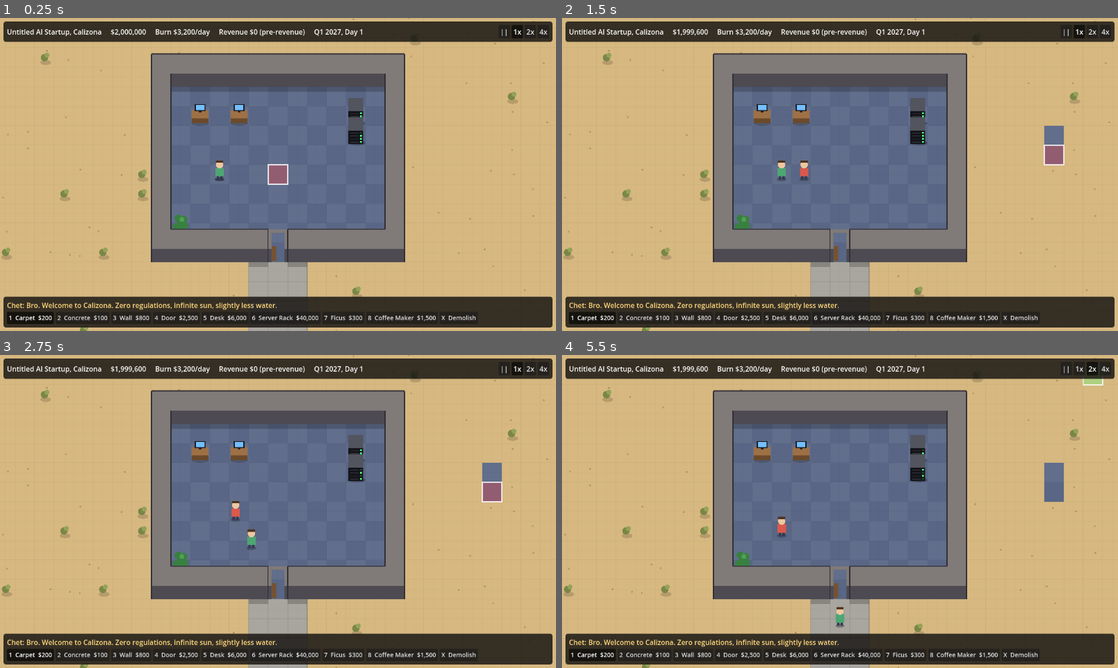
Above: before the commit, frames 1-4 (two rows, left to right).
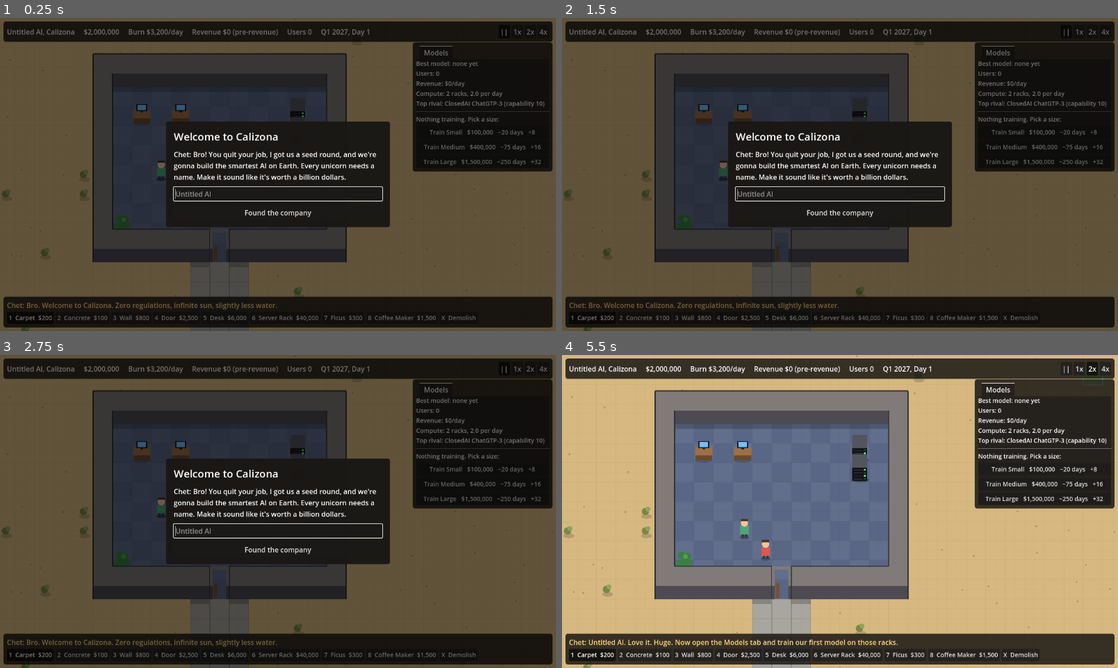
Above: after the commit, the same moments.

Repository: noahmvanderpol-source/AiTycoon
Game: Godot game, scene res://scenes/main.tscn
Same seed, same stepped clock (60 frames per second), same inputs: the game is played once before the commit and once after it.
Inputs (mouse positions are in pixels of both pictures, inside the frame that each line leads up to):
- Up to frame 1 (0.25 s): no input
- Up to frame 2 (1.5 s): click (1045, 133) at 0.5 s, where only the run after the commit has a clickable "Train Small $100,000 ~20 days…"; click (1045, 146) at 1.25 s, where only the run after the commit has a clickable "Train Medium $400,000 ~75 day…"
- Up to frame 3 (2.75 s): click (483, 498) at 2 s, where only the run after the commit has a clickable "Train Large $1,500,000 ~250 d…"
- Up to frame 4 (5.5 s): click (840, 549) at 2.75 s, where only the run after the commit has a clickable "Found the company"; click "||" at 3.5 s; click "1x" at 4.25 s; click "2x" at 5 s

The runs differ from the first frame. In frame 1, 97% of the frame differs, in the area x 0-100%, y 0-100%; in frame 2, 97%; in frame 3, 97%; in frame 4, 34%.

Commit message:
Add model training, users and scripted rival labs
Server racks give compute, which trains Small/Medium/Large models from
the new Models tab. Released models attract users and users pay a flat
daily amount. Rivals release on a fixed script and falling behind costs
users. The player names the company at the start.

Co-Authored-By: Claude Opus 5.5 (1M context) <noreply@anthropic.com>
Claude-Session: https://claude.ai/code/session_01TSwWZ7aWjsryxDYJgF42d6

Diff:
--- a/scripts/main.gd
+++ b/scripts/main.gd
@@ -1,6 +1,7 @@
 extends Node2D
 ## Starter map: a small pre-built office in the Calizona desert, plus a handful of
 ## construction tools (Prison Architect style: you build, staff wander around).
+## Server racks give compute, compute trains models, and models win users, who pay.
 
 const TILE := 32
 const SUB := TILE / 2  # each tile splits into a 2x2 subgrid for small, precisely placed items
@@ -12,6 +13,29 @@
 const START_YEAR := 2027
 const SALARY_PER_DAY := 1200
 const RACK_POWER_PER_DAY := 400
+const REVENUE_PER_USER := 0.05  # dollars per user per day
+const WIN_CAPABILITY := 100
+
+# Training sizes. Cost and work grow with your best model, so each step up costs more.
+const MODEL_SIZES := [
+	{"name": "Small", "suffix": "Mini", "cost": 100_000, "work": 40.0, "gain": 8},
+	{"name": "Medium", "suffix": "Pro", "cost": 400_000, "work": 150.0, "gain": 16},
+	{"name": "Large", "suffix": "Ultra", "cost": 1_500_000, "work": 500.0, "gain": 32},
+]
+
+# Rival labs follow a script: [day, lab, model, capability].
+const RIVAL_RELEASES := [
+	[1, "ClosedAI", "ChatGTP-3", 10],
+	[60, "Gogle", "Bard Simpson", 13],
+	[150, "ClosedAI", "ChatGTP-4", 20],
+	[230, "Metta", "Llamarama 2", 26],
+	[320, "Gogle", "Gemineye Ultra", 34],
+	[420, "ClosedAI", "ChatGTP-5", 45],
+	[520, "Metta", "Llamarama 3", 55],
+	[620, "Gogle", "Gemineye Infinity", 67],
+	[730, "ClosedAI", "ChatGTP-6o-mini-max", 80],
+	[850, "Metta", "Llamarama 4 (open-ish)", 92],
+]
 
 # Every buildable thing. layer: which map layer it lives on. drag: how the mouse places it.
 # Things on the "sub" layer take one subgrid cell (a quarter tile) and don't block walking.
@@ -34,6 +58,8 @@
 	"Server Racks are where the AI lives. Feed them money and they feed you... eventually.",
 	"Ficus plants boost morale by 0%. Investors love them though.",
 	"Revenue? We're pre-revenue. That's a vibe, not a problem.",
+	"More Server Racks means more compute means faster training. It's literally just math, bro.",
+	"Users are revenue. Revenue is users. I learned that at Stanford. Well, near Stanford.",
 	"Right-click demolishes stuff. Like the old office culture. Disrupted.",
 	"Every door is an open door policy if you think about it.",
 ]
@@ -44,6 +70,13 @@
 var sub_objects := {}  # subgrid cell Vector2i -> "coffee"
 
 var money := 2_000_000
+var company := "Untitled AI"
+var models := []  # released, best last: [{name, cap, day}]
+var training := {}  # in progress: {name, cap, work, done}
+var users := 0.0
+var revenue_today := 0
+var rival: Array = RIVAL_RELEASES[0]
+var _next_rival := 1
 var day := 1
 var speed := 1
 var tool_index := 0
@@ -68,6 +101,15 @@
 var cost_label: Label
 var tool_buttons := []
 var speed_buttons := []
+var ui_layer: CanvasLayer
+var tabs: TabContainer
+var models_label: Label
+var train_label: Label
+var train_bar: ProgressBar
+var train_buttons := []
+var modal: Control  # the open pop-up, if any; the game pauses under it
+var modal_button: Button
+var _speed_before_modal := 1
 
 
 func _ready() -> void:
@@ -83,11 +125,12 @@
 		staff.append({"pos": _tile_center(Vector2i(27, 22)), "path": PackedVector2Array(), "wait": rng.randf_range(0.5, 2.0), "shirt": shirt})
 
 	camera = Camera2D.new()
-	camera.position = _tile_center(Vector2i(30, 22))
+	camera.position = _tile_center(Vector2i(33, 22))
 	camera.zoom = Vector2(1.4, 1.4)
 	add_child(camera)
 	_build_ui()
 	_select_tool(0)
+	_ask_company_name()
 
 
 func _build_starter_office() -> void:
@@ -122,6 +165,7 @@
 func _build_ui() -> void:
 	var layer := CanvasLayer.new()
 	add_child(layer)
+	ui_layer = layer
 
 	var top := PanelContainer.new()
 	top.add_theme_stylebox_override("panel", _panel_style())
@@ -167,6 +211,19 @@
 		row.add_child(b)
 		tool_buttons.append(b)
 
+	var side := PanelContainer.new()
+	side.add_theme_stylebox_override("panel", _panel_style())
+	side.anchor_left = 1.0
+	side.anchor_right = 1.0
+	side.offset_left = -330
+	side.offset_right = -8
+	side.offset_top = 56
+	layer.add_child(side)
+	tabs = TabContainer.new()
+	tabs.focus_mode = Control.FOCUS_NONE
+	side.add_child(tabs)
+	_build_models_tab()
+
 	cost_label = Label.new()
 	cost_label.add_theme_color_override("font_outline_color", Color.BLACK)
 	cost_label.add_theme_constant_override("outline_size", 4)
@@ -175,6 +232,118 @@
 	_chet(CHET_TIPS[0])
 
 
+func _tab_box(title: String) -> VBoxContainer:
+	var box := VBoxContainer.new()
+	box.name = title
+	box.custom_minimum_size.x = 300
+	box.add_theme_constant_override("separation", 6)
+	tabs.add_child(box)
+	return box
+
+
+func _wrap_label(parent: Control) -> Label:
+	var l := Label.new()
+	l.autowrap_mode = TextServer.AUTOWRAP_WORD_SMART
+	l.add_theme_font_size_override("font_size", 14)
+	parent.add_child(l)
+	return l
+
+
+func _build_models_tab() -> void:
+	var box := _tab_box("Models")
+	models_label = _wrap_label(box)
+	box.add_child(HSeparator.new())
+	train_label = _wrap_label(box)
+	train_bar = ProgressBar.new()
+	train_bar.custom_minimum_size.y = 16
+	train_bar.show_percentage = false
+	box.add_child(train_bar)
+	for i in MODEL_SIZES.size():
+		var b := Button.new()
+		b.focus_mode = Control.FOCUS_NONE
+		b.add_theme_font_size_override("font_size", 14)
+		b.pressed.connect(_start_training.bind(i))
+		box.add_child(b)
+		train_buttons.append(b)
+
+
+func _update_models_tab() -> void:
+	var best := "none yet" if models.is_empty() else "%s (capability %d)" % [models.back().name, models.back().cap]
+	models_label.text = "Best model: %s\nUsers: %s\nRevenue: %s/day\nCompute: %d racks, %.1f per day\nTop rival: %s %s (capability %d)" % [
+		best, _num(int(users)), _money(revenue_today), _racks(), _compute_per_day(), rival[1], rival[2], rival[3]]
+	var compute := _compute_per_day()
+	if training.is_empty():
+		train_label.text = "Nothing training. Pick a size:" if _racks() > 0 else "Build a Server Rack to train models."
+		train_bar.visible = false
+	else:
+		var days_left := "?" if compute <= 0.0 else str(ceili((training.work - training.done) / compute))
+		train_label.text = "Training %s (capability %d), %s days left" % [training.name, training.cap, days_left]
+		train_bar.visible = true
+		train_bar.value = 100.0 * training.done / training.work
+	for i in MODEL_SIZES.size():
+		var size: Dictionary = MODEL_SIZES[i]
+		var days := "?" if compute <= 0.0 else str(ceili(_train_work(i) / compute))
+		train_buttons[i].text = "Train %s   %s   ~%s days   +%d" % [size.name, _money(_train_cost(i)), days, size.gain]
+		train_buttons[i].disabled = not training.is_empty() or _train_cost(i) > money or _racks() == 0
+
+
+# A centered pop-up that pauses the game until its button is pressed.
+func _show_modal(title: String, body: String, button_text: String, on_close: Callable, extra: Control = null) -> void:
+	_speed_before_modal = speed
+	_set_speed(0)
+	var dim := ColorRect.new()
+	dim.color = Color(0, 0, 0, 0.55)
+	dim.set_anchors_preset(Control.PRESET_FULL_RECT)
+	ui_layer.add_child(dim)
+	var center := CenterContainer.new()
+	center.set_anchors_preset(Control.PRESET_FULL_RECT)
+	dim.add_child(center)
+	var panel := PanelContainer.new()
+	var style := _panel_style(0.97)
+	style.set_content_margin_all(18)
+	panel.add_theme_stylebox_override("panel", style)
+	center.add_child(panel)
+	var col := VBoxContainer.new()
+	col.custom_minimum_size.x = 480
+	col.add_theme_constant_override("separation", 12)
+	panel.add_child(col)
+	var t := Label.new()
+	t.text = title
+	t.add_theme_font_size_override("font_size", 24)
+	col.add_child(t)
+	var b := Label.new()
+	b.text = body
+	b.autowrap_mode = TextServer.AUTOWRAP_WORD_SMART
+	col.add_child(b)
+	if extra:
+		col.add_child(extra)
+	var btn := Button.new()
+	btn.text = button_text
+	btn.pressed.connect(func():
+		dim.queue_free()
+		modal = null
+		_set_speed(_speed_before_modal)
+		on_close.call())
+	col.add_child(btn)
+	modal = dim
+	modal_button = btn
+
+
+func _ask_company_name() -> void:
+	var edit := LineEdit.new()
+	edit.placeholder_text = "Untitled AI"
+	edit.max_length = 24
+	edit.text_submitted.connect(func(_t): modal_button.pressed.emit())
+	_show_modal("Welcome to Calizona",
+		"Chet: Bro! You quit your job, I got us a seed round, and we're gonna build the smartest AI on Earth. Every unicorn needs a name. Make it sound like it's worth a billion dollars.",
+		"Found the company", func():
+			var n := edit.text.strip_edges()
+			company = n if n != "" else "Untitled AI"
+			_chet("%s. Love it. Huge. Now open the Models tab and train our first model on those racks." % company),
+		edit)
+	edit.call_deferred("grab_focus")
+
+
 func _select_tool(i: int) -> void:
 	tool_index = i
 	dragging = false
@@ -196,17 +365,23 @@
 func _update_hud() -> void:
 	var q := (day - 1) / 91
 	var burn := _daily_burn()
-	top_label.text = "Untitled AI Startup, Calizona     %s     Burn %s/day     Revenue $0 (pre-revenue)     Q%d %d, Day %d" % [
-		_money(money), _money(burn), q % 4 + 1, START_YEAR + q / 4, (day - 1) % 91 + 1]
-
-
-func _money(v: int) -> String:
+	var revenue := "Revenue %s/day" % _money(revenue_today) if models.size() > 0 else "Revenue $0 (pre-revenue)"
+	top_label.text = "%s, Calizona     %s     Burn %s/day     %s     Users %s     Q%d %d, Day %d" % [
+		company, _money(money), _money(burn), revenue, _num(int(users)), q % 4 + 1, START_YEAR + q / 4, (day - 1) % 91 + 1]
+	_update_models_tab()
+
+
+func _num(v: int) -> String:
 	var s := str(absi(v))
 	var out := ""
 	while s.length() > 3:
 		out = "," + s.right(3) + out
 		s = s.left(s.length() - 3)
-	return ("-$" if v < 0 else "$") + s + out
+	return ("-" if v < 0 else "") + s + out
+
+
+func _money(v: int) -> String:
+	return ("-$" if v < 0 else "$") + _num(absi(v))
 
 
 # --- Loop and input ---------------------------------------------------------
@@ -214,7 +389,9 @@
 func _process(delta: float) -> void:
 	_time += delta
 	var dir := Vector2.ZERO
-	if Input.is_key_pressed(KEY_A) or Input.is_key_pressed(KEY_LEFT): dir.x -= 1
+	if modal:
+		pass
+	elif Input.is_key_pressed(KEY_A) or Input.is_key_pressed(KEY_LEFT): dir.x -= 1
 	if Input.is_key_pressed(KEY_D) or Input.is_key_pressed(KEY_RIGHT): dir.x += 1
 	if Input.is_key_pressed(KEY_W) or Input.is_key_pressed(KEY_UP): dir.y -= 1
 	if Input.is_key_pressed(KEY_S) or Input.is_key_pressed(KEY_DOWN): dir.y += 1
@@ -223,8 +400,7 @@
 	_day_timer += delta * speed
 	while _day_timer >= SECONDS_PER_DAY:
 		_day_timer -= SECONDS_PER_DAY
-		day += 1
-		money -= _daily_burn()
+		_new_day()
 	_tip_timer += delta
 	if _tip_timer > 15.0:
 		_tip = (_tip + 1) % CHET_TIPS.size()
@@ -253,6 +429,8 @@
 
 
 func _unhandled_input(event: InputEvent) -> void:
+	if modal:
+		return
 	if event is InputEventKey and event.pressed and not event.echo:
 		if event.keycode >= KEY_1 and event.keycode < KEY_1 + TOOLS.size() - 1:
 			_select_tool(event.keycode - KEY_1)
@@ -418,11 +596,91 @@
 
 
 func _daily_burn() -> int:
-	var racks := 0
+	return staff.size() * SALARY_PER_DAY + _racks() * RACK_POWER_PER_DAY
+
+
+# --- Models, users and rivals ------------------------------------------------
+
+func _new_day() -> void:
+	day += 1
+	money -= _daily_burn()
+	_tick_training()
+	_tick_users()
+	_tick_rivals()
+
+
+func _racks() -> int:
+	var n := 0
 	for t in objects:
 		if objects[t] == "rack":
-			racks += 1
-	return staff.size() * SALARY_PER_DAY + racks * RACK_POWER_PER_DAY
+			n += 1
+	return n
+
+
+func _compute_per_day() -> float:
+	return float(_racks())
+
+
+func _best_cap() -> int:
+	return 0 if models.is_empty() else models.back().cap
+
+
+func _train_cost(i: int) -> int:
+	return int(MODEL_SIZES[i].cost * (1.0 + _best_cap() / 20.0))
+
+
+func _train_work(i: int) -> float:
+	return MODEL_SIZES[i].work * (1.0 + _best_cap() / 20.0)
+
+
+func _start_training(i: int) -> void:
+	var cost := _train_cost(i)
+	if not training.is_empty() or _racks() == 0 or cost > money:
+		return
+	money -= cost
+	var size: Dictionary = MODEL_SIZES[i]
+	training = {
+		"name": "%s-%d %s" % [company.split(" ")[0], models.size() + 1, size.suffix],
+		"cap": _best_cap() + size.gain, "work": _train_work(i), "done": 0.0,
+	}
+	_chet(["Small model, smart move. Ship fast, apologize later.",
+		"A Pro model. Investors love the word Pro. They don't know what it means either.",
+		"ULTRA. Bro. This is the one. Probably. Unless it isn't."][i])
+
+
+func _tick_training() -> void:
+	if training.is_empty():
+		return
+	training.done += _compute_per_day()
+	if training.done < training.work:
+		return
+	models.append({"name": training.name, "cap": training.cap, "day": day})
+	var beat := "We beat %s's %s! Screenshot the benchmark, ignore the others." % [rival[1], rival[2]] \
+		if training.cap > rival[3] else "It's behind %s's %s, but the vibes are immaculate." % [rival[1], rival[2]]
+	_chet("%s just shipped with capability %d. %s" % [training.name, training.cap, beat])
+	training = {}
+
+
+func _user_target() -> float:
+	var cap := _best_cap()
+	if cap == 0:
+		return 0.0
+	# More capable models attract more users, and losing to the best rival costs share.
+	return 2500.0 * pow(cap, 1.5) * clampf(float(cap) / rival[3], 0.3, 1.5)
+
+
+func _tick_users() -> void:
+	var target := _user_target()
+	users += (target - users) * (0.03 if target > users else 0.02)
+	revenue_today = int(users * REVENUE_PER_USER)
+	money += revenue_today
+
+
+func _tick_rivals() -> void:
+	while _next_rival < RIVAL_RELEASES.size() and day >= RIVAL_RELEASES[_next_rival][0]:
+		rival = RIVAL_RELEASES[_next_rival]
+		_next_rival += 1
+		_chet("%s just dropped %s, capability %d. Users are gonna be thirsty for that. Ship something, bro." % [rival[1], rival[2], rival[3]])
 
 
 # --- Staff ------------------------------------------------------------------
Not shown, changed: README.md
